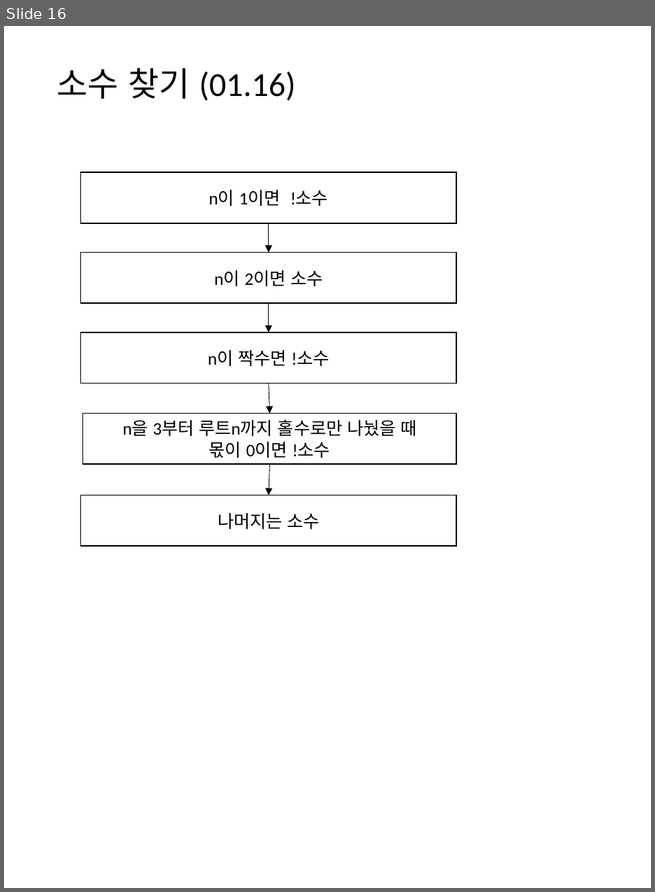
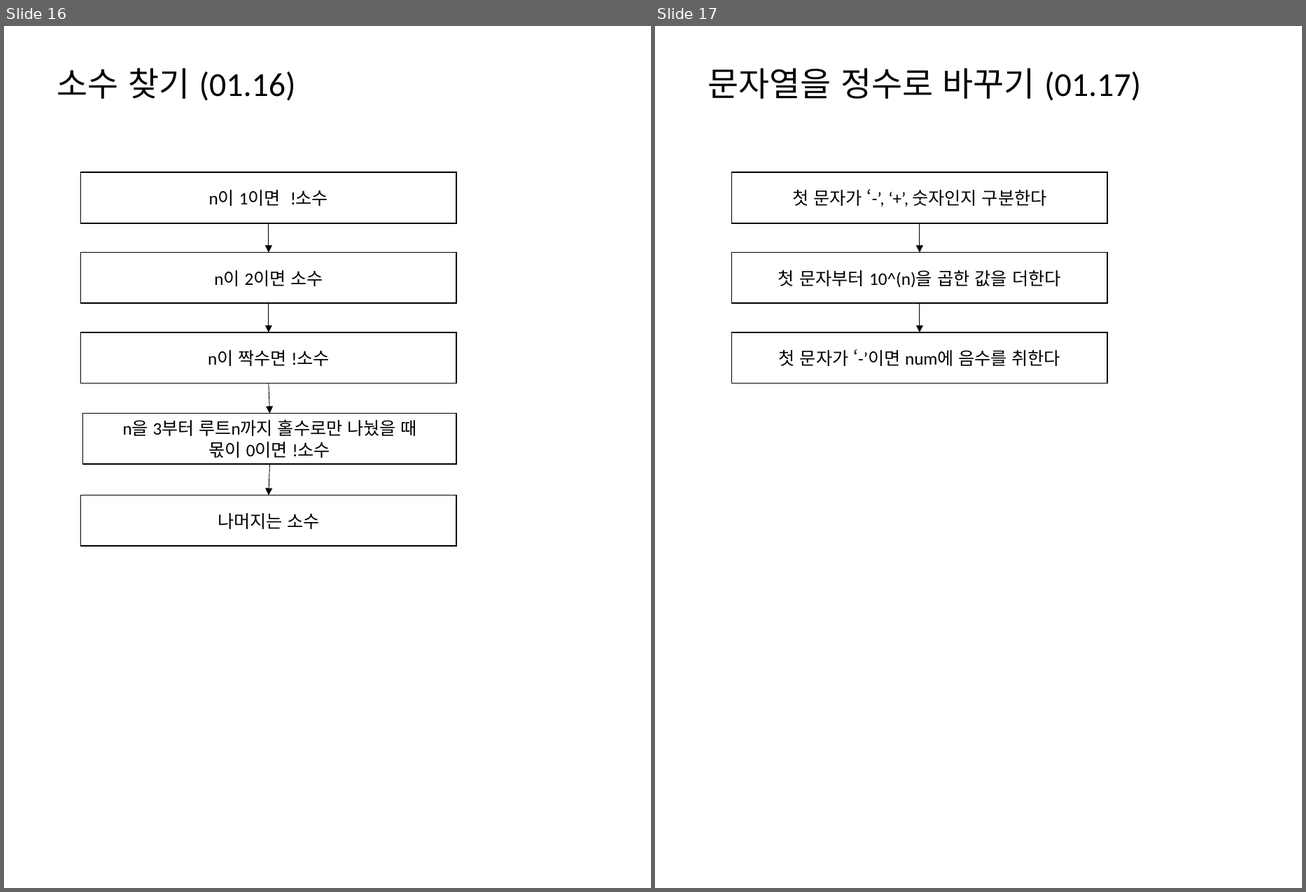
Before and after one commit to mornings9047/Algorithms_Programmers, a slide deck: 알고리즘_프로그래머스_Level01_순서도.pptx. Shown side by side, each under a label of ours: slide 16 before the commit, slides 16 and 17 after it. The pictures are 655x892 and 1306x892 pixels, drawn with LibreOffice and Linux fonts; fonts in the diff are those of the drawing. Boxes give left, top, right and bottom in pixels: in the first picture for what was removed or moved away, otherwise in the second. Text is boxed around its words. In the diff, an @@ line names an element or a change of style, - is before the commit and + after.

Commit message:
문자열을 정수로 바꾸기

```diff
--- a/알고리즘_프로그래머스_Level01_순서도.pptx
+++ b/알고리즘_프로그래머스_Level01_순서도.pptx
@@ slide 17 added at (x1=655, y1=26, x2=1302, y2=888), background #FFFFFF @@
@@ title added at (x1=708, y1=68, x2=1141, y2=101), 28 pt, text #000000 @@
+문자열을 정수로 바꾸기 (01.17)
@@ rectangle added at (x1=732, y1=172, x2=1108, y2=223), outline #000000 1 pt, 14.7 pt, text #000000 @@
+첫 문자가 ‘-’, ‘+’, 숫자인지 구분한다
@@ arrow added from (920, 223) to (920, 253), #000000 0.5 pt @@
@@ rectangle added at (x1=732, y1=253, x2=1108, y2=304), outline #000000 1 pt, 14.7 pt, text #000000 @@
+첫 문자부터 10^(n)을 곱한 값을 더한다
@@ arrow added from (920, 304) to (920, 332), #000000 0.5 pt @@
@@ rectangle added at (x1=732, y1=332, x2=1108, y2=383), outline #000000 1 pt, 14.7 pt, text #000000 @@
+첫 문자가 ‘-’이면 num에 음수를 취한다
```
Also in this commit, not shown: 2 other files.
